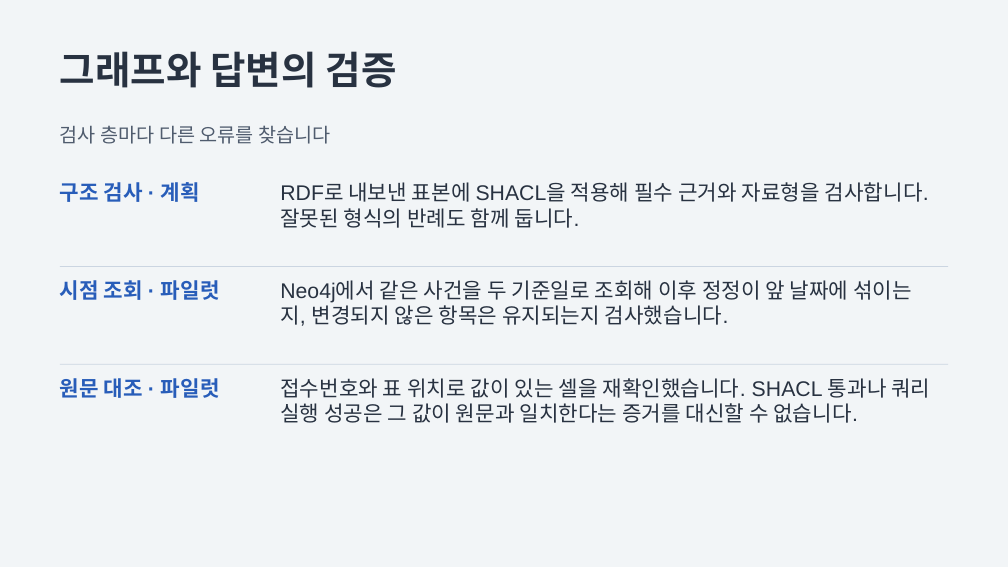
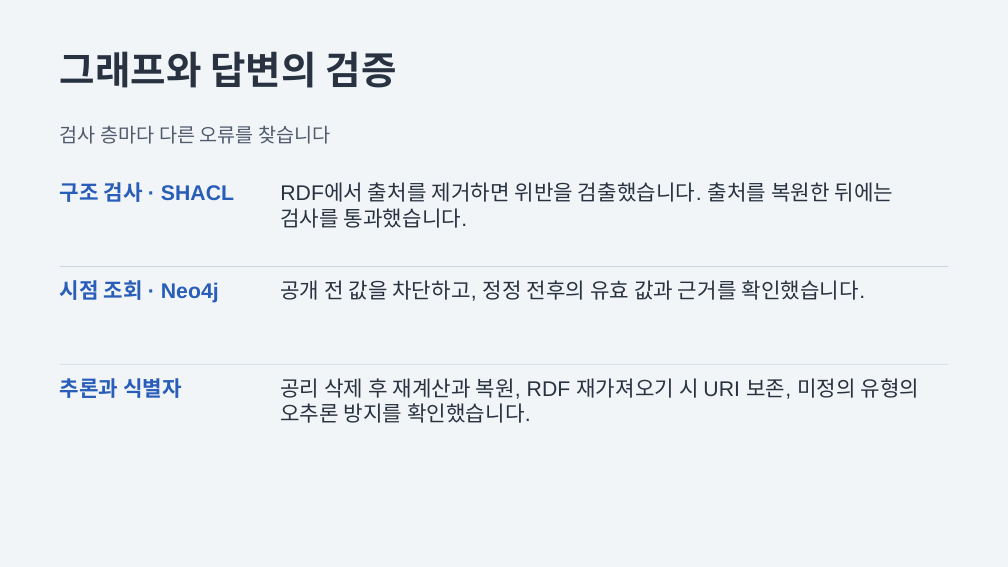
Before and after one commit to gugstockkg/knowledge_graph, a slide deck: slide 11 of ontology/controller-change-v0.1/controller-change.pptx. Drawn at 1008x567 pixels with LibreOffice and Linux fonts; fonts in the diff are those of the drawing. Boxes give left, top, right and bottom in pixels: in the first picture for what was removed or moved away, otherwise in the second. Text is boxed around its words. In the diff, an @@ line names an element or a change of style, - is before the commit and + after.

```diff
--- a/ontology/controller-change-v0.1/controller-change.pptx
+++ b/ontology/controller-change-v0.1/controller-change.pptx
@@ text at (60,182,234,202): text changed @@
-구조 검사 · 계획
+구조 검사 · SHACL
@@ text at (280,182,894,228): text changed @@
-RDF로 내보낸 표본에 SHACL을 적용해 필수 근거와 자료형을 검사합니다. 잘못된 형식의 반례도 함께 둡니다.
+RDF에서 출처를 제거하면 위반을 검출했습니다. 출처를 복원한 뒤에는 검사를 통과했습니다.
@@ text at (60,280,219,303): text changed @@
-시점 조회 · 파일럿
+시점 조회 · Neo4j
@@ text at (280,280,865,301): text changed @@
-Neo4j에서 같은 사건을 두 기준일로 조회해 이후 정정이 앞 날짜에 섞이는지, 변경되지 않은 항목은 유지되는지 검사했습니다.
+공개 전 값을 차단하고, 정정 전후의 유효 값과 근거를 확인했습니다.
@@ text at (60,378,182,398): text changed @@
-원문 대조 · 파일럿
+추론과 식별자
@@ text at (280,378,920,423): text changed @@
-접수번호와 표 위치로 값이 있는 셀을 재확인했습니다. SHACL 통과나 쿼리 실행 성공은 그 값이 원문과 일치한다는 증거를 대신할 수 없습니다.
+공리 삭제 후 재계산과 복원, RDF 재가져오기 시 URI 보존, 미정의 유형의 오추론 방지를 확인했습니다.
```
Also in this commit, not shown: 5 other slides changed, 7 other files.
